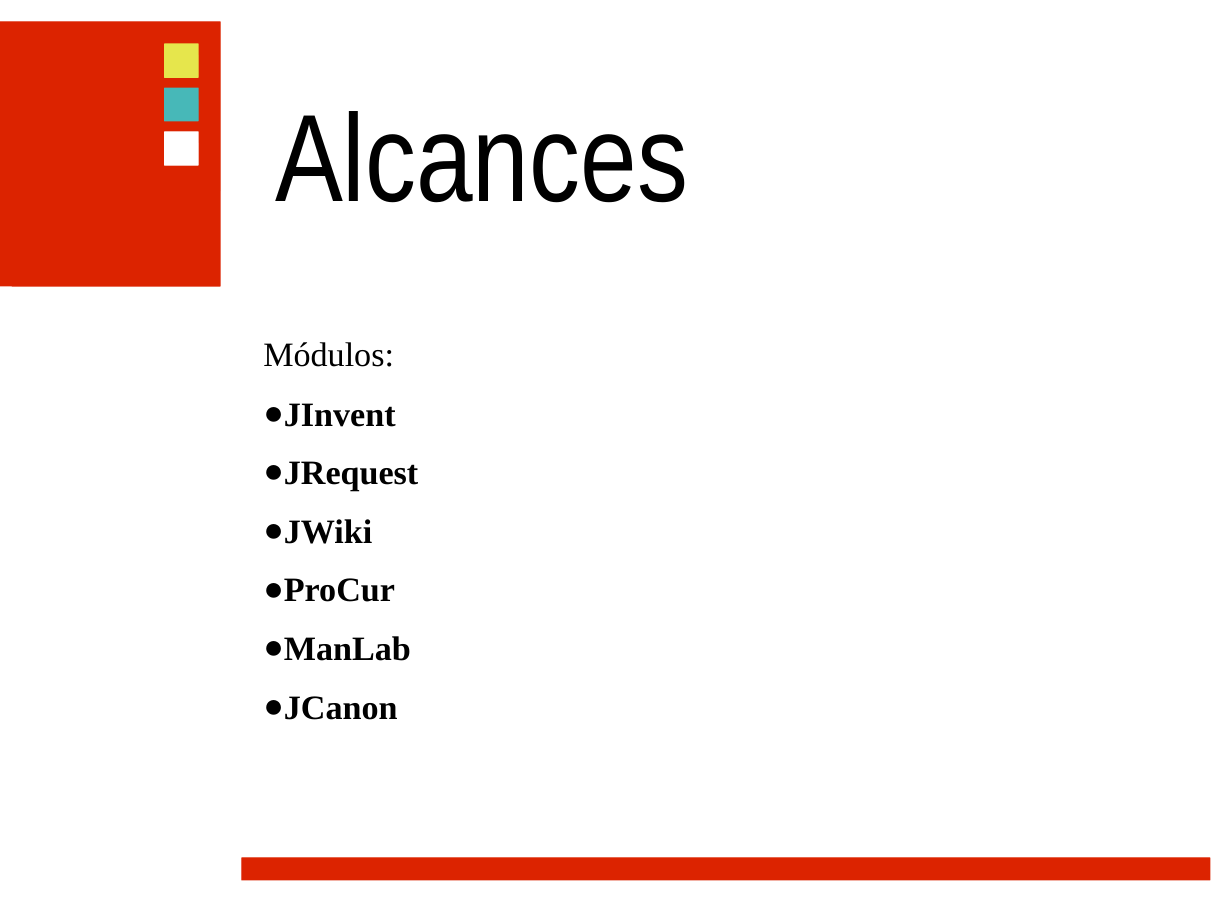
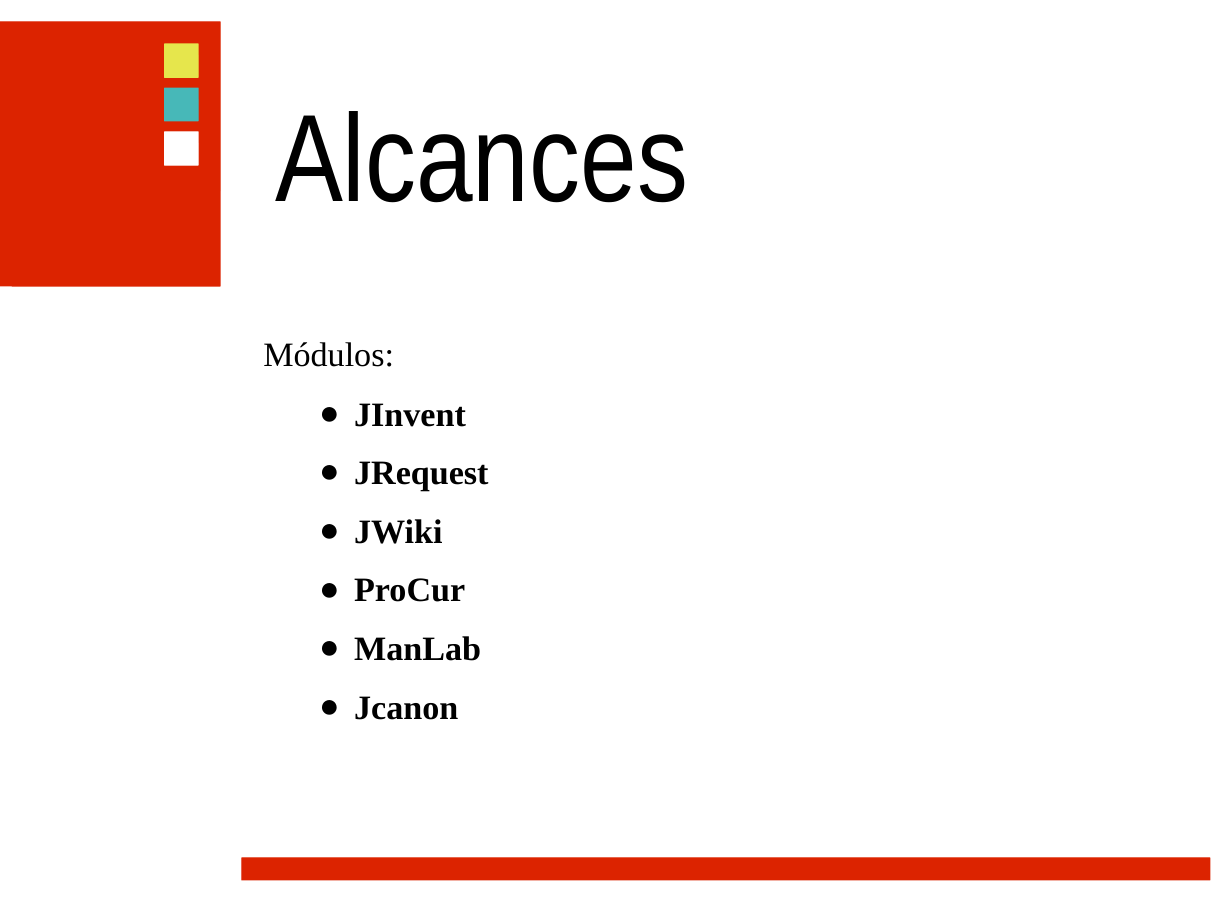
Before and after one commit to ramayac/jhard, a slide deck: slide 11 of presentaciones/primera defensa/jhard.ppt (slide 12 before the commit). Drawn at 1232x924 pixels with LibreOffice and Linux fonts; fonts in the diff are those of the drawing; background and template pictures are left out. Boxes give left, top, right and bottom in pixels: in the first picture for what was removed or moved away, otherwise in the second. Text is boxed around its words. In the diff, an @@ line names an element or a change of style, - is before the commit and + after.

```diff
--- a/presentaciones/primera defensa/jhard.ppt
+++ b/presentaciones/primera defensa/jhard.ppt
@@ text at box(354, 403, 488, 661): list level 1 to 2 in "JInvent"; list level 1 to 2 in "JRequest"; list level 1 to 2 in "JWiki"; list level 1 to 2 in "ProCur"; list level 1 to 2 in "ManLab" @@
@@ text at box(354, 696, 458, 720): text changed @@
-● JCanon
+  ● Jcanon
```
Also in this commit, not shown: 8 other slides changed, 2 slides removed.
